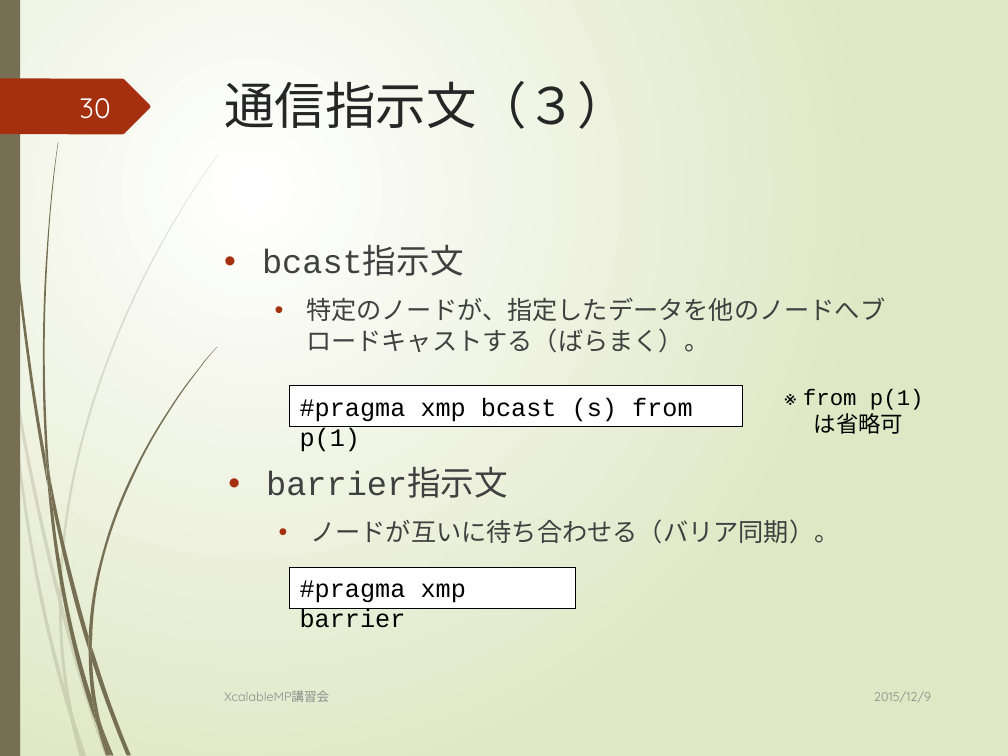
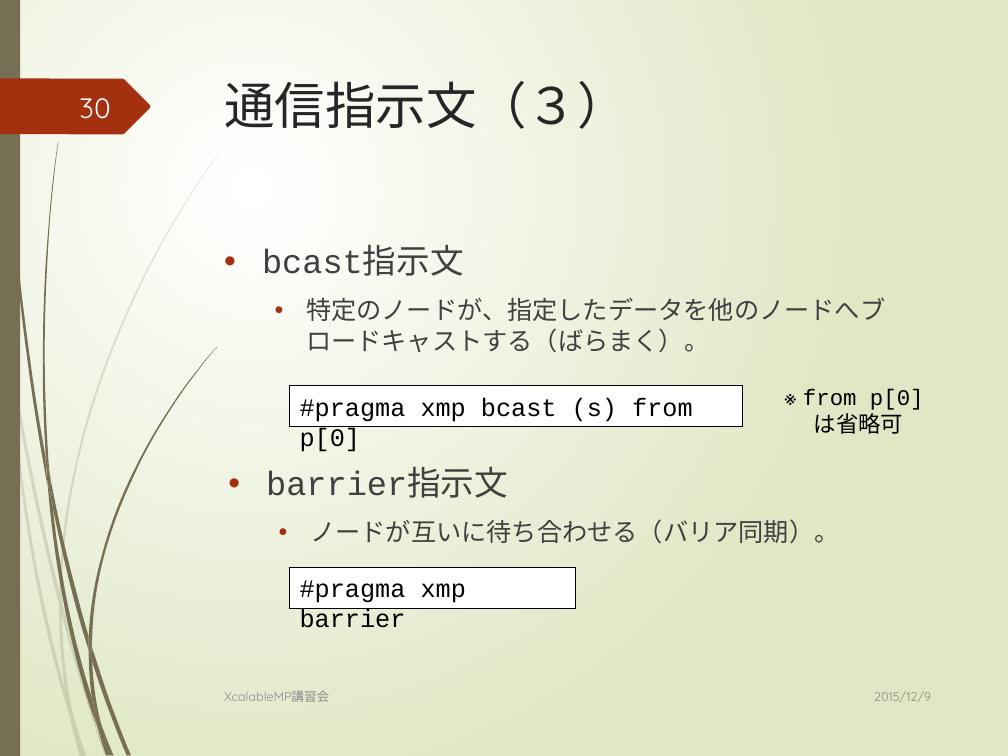
Before and after one commit to XcalableMP/Lecture, a slide deck: slide 30 of beginner/1.overview.pptx. Drawn at 1008x756 pixels with LibreOffice and Linux fonts; fonts in the diff are those of the drawing. Boxes give left, top, right and bottom in pixels: in the first picture for what was removed or moved away, otherwise in the second. Text is boxed around its words. In the diff, an @@ line names an element or a change of style, - is before the commit and + after.

```diff
--- a/beginner/1.overview.pptx
+++ b/beginner/1.overview.pptx
@@ text at [803, 389, 924, 410]: text changed @@
-※ from p(1)
+※ from p[0]
@@ text in rectangle at [300, 397, 692, 452]: text changed @@
-#pragma xmp bcast (s) from p(1)
+#pragma xmp bcast (s) from p[0]
```
Also in this commit, not shown: 20 other slides changed, 15 other files.
